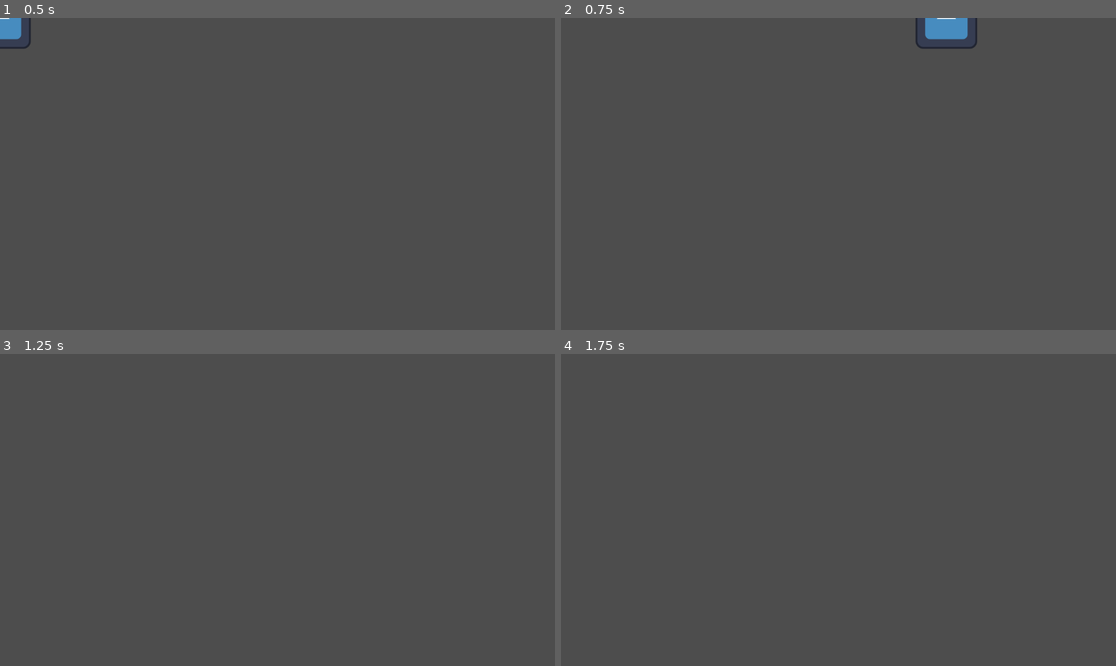
Above: before the commit, frames 1-4 (two rows, left to right).
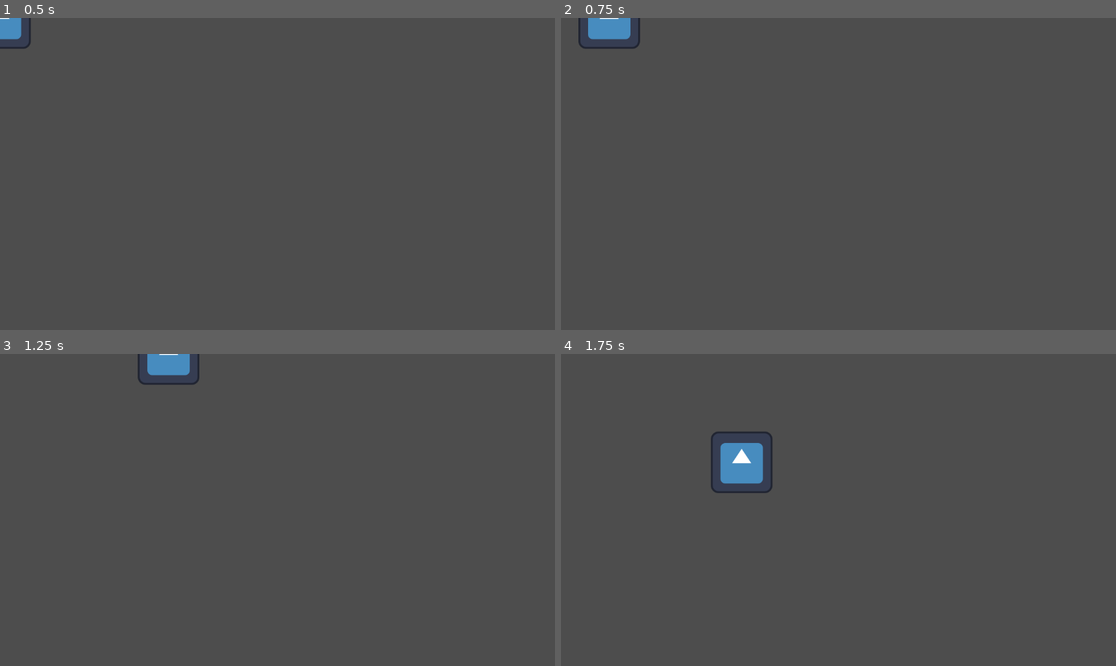
Above: after the commit, the same moments.

Repository: Bob-Hereijgers/Game-Dev
Game: Godot game, scene res://node_2d.tscn
Same seed, same stepped clock (60 frames per second), same inputs: the game is played once before the commit and once after it. The engine's default icon, where the game draws it, is replaced by a stand-in: a white triangle on a blue panel in a dark square.
Inputs:
- Up to frame 1 (0.5 s): no input
- Up to frame 2 (0.75 s): tap Enter at 0.5 s; hold D (move right) from 0.53 s (still down)
- Up to frame 3 (1.25 s): keep holding D (move right)
- Up to frame 4 (1.75 s): release D (move right) at 1.28 s; hold S (move down) from 1.28 s (still down)

Frame 1 is identical in both runs. In frame 2, 1.3% of the frame differs, in the area x 3-75%, y 0-10%; in frame 3, 0.7%; in frame 4, 1.3%.

Commit message:
zoom zoom crash

Diff:
--- a/game-one/character-movement.gd
+++ b/game-one/character-movement.gd
@@ -1,12 +1,15 @@
 extends CharacterBody2D
 
-@export var speed = 4000
+
+@export var speed = 500
 
 func get_input():
 	var input_direction = Input.get_vector("move left", "move right", "move up", "move down")
 	velocity = input_direction * speed
 
-func _physics_process(delta):
-	print(Vector2.ZERO)
+func _physics_process(_delta):
 	get_input()
 	move_and_slide()
+	var viewport_rect = get_viewport_rect()
+	global_position.x = clamp(global_position.x, 0, viewport_rect.size.x)
+	global_position.y = clamp(global_position.y, 0, viewport_rect.size.y)
--- a/game-one/node_2d.tscn
+++ b/game-one/node_2d.tscn
@@ -1,7 +1,9 @@
-[gd_scene load_steps=3 format=3 uid="uid://dup83y3f4vsxw"]
+[gd_scene load_steps=4 format=3 uid="uid://dup83y3f4vsxw"]
 
 [ext_resource type="Script" uid="uid://cce0xslvn0cco" path="res://character-movement.gd" id="1_0e48y"]
 [ext_resource type="Texture2D" uid="uid://b81t2strgoheh" path="res://icon.svg" id="2_epypp"]
+
+[sub_resource type="RectangleShape2D" id="RectangleShape2D_0e48y"]
 
 [node name="Node2D" type="Node2D"]
 
@@ -12,3 +14,5 @@
 texture = ExtResource("2_epypp")
 
 [node name="CollisionShape2D" type="CollisionShape2D" parent="CharacterBody2D"]
+position = Vector2(1, 0)
+shape = SubResource("RectangleShape2D_0e48y")
